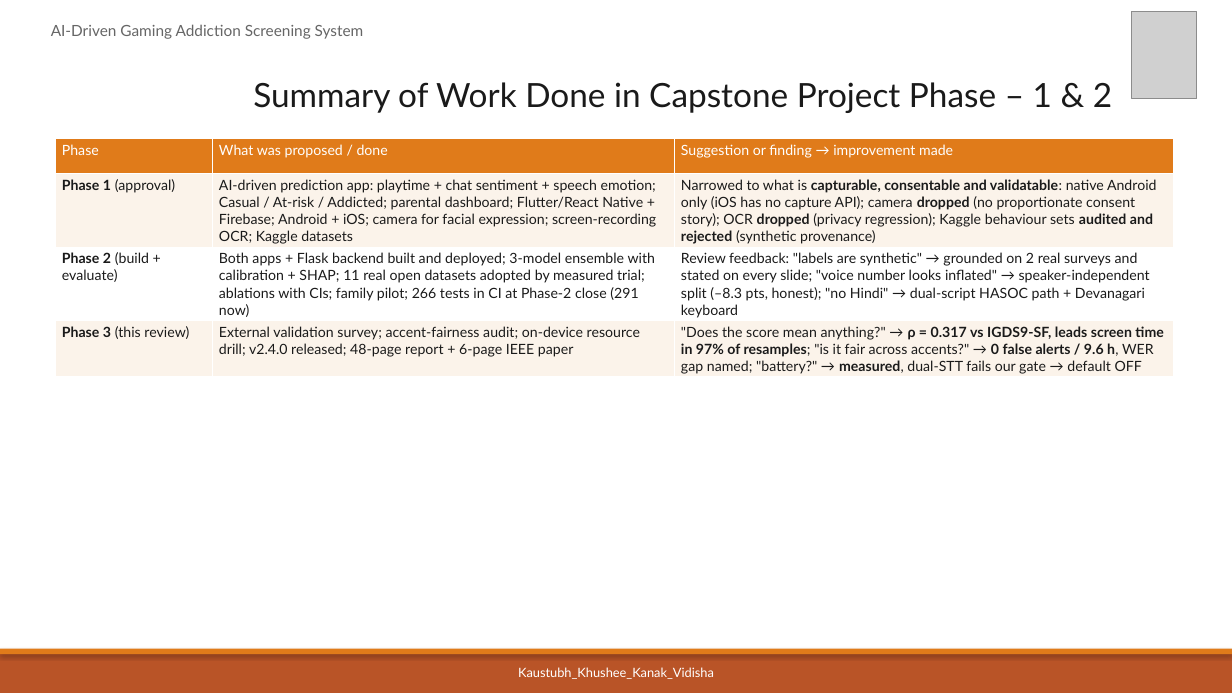
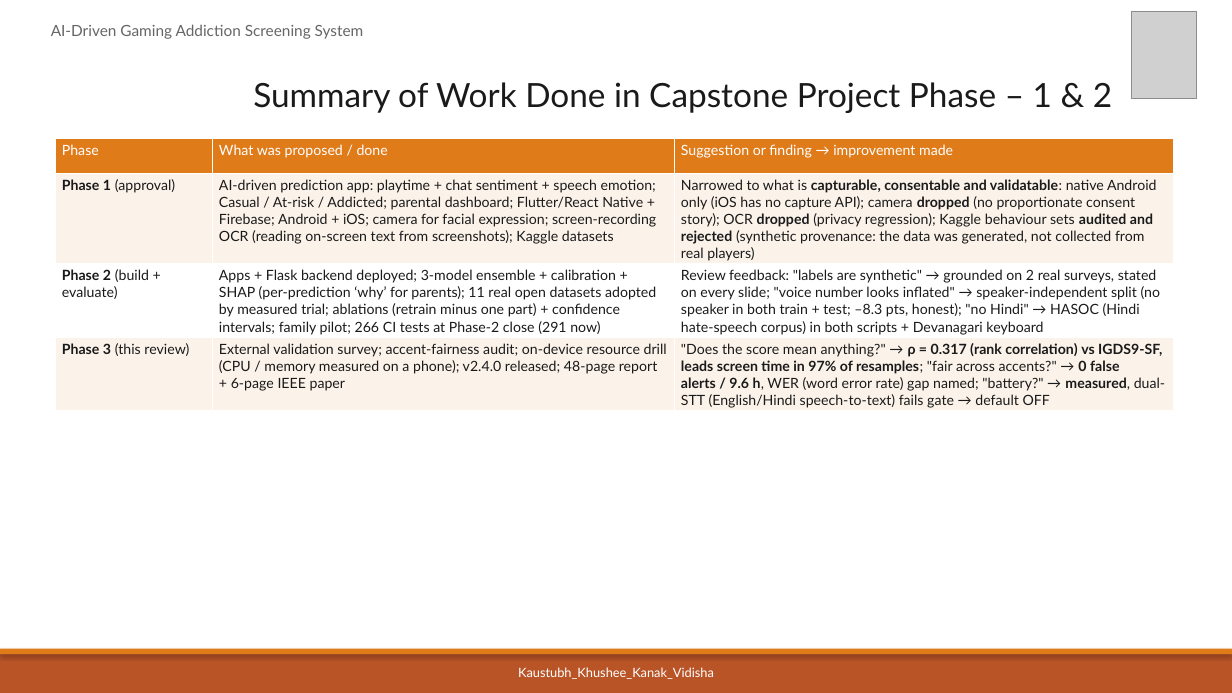
Before and after one commit to kaustubhagarwal21/gaming-addiction-detection-capstone, a slide deck: slide 4 of docs/PES_REVIEW1_DECK.pptx. Drawn at 1232x693 pixels with LibreOffice and Linux fonts; fonts in the diff are those of the drawing; grey boxes stand for pictures. Boxes give left, top, right and bottom in pixels: in the first picture for what was removed or moved away, otherwise in the second. Text is boxed around its words. In the diff, an @@ line names an element or a change of style, - is before the commit and + after.

```diff
--- a/docs/PES_REVIEW1_DECK.pptx
+++ b/docs/PES_REVIEW1_DECK.pptx
@@ table at bbox=[55, 139, 1174, 412] @@
-row 2, column 2: AI-driven prediction app: playtime + chat sentiment + speech emotion; Casual / At-risk / Addicted; parental dashboard; Flutter/React Native + Firebase; Android + iOS; camera for facial expression; screen-recording OCR; Kaggle datasets
+row 2, column 2: AI-driven prediction app: playtime + chat sentiment + speech emotion; Casual / At-risk / Addicted; parental dashboard; Flutter/React Native + Firebase; Android + iOS; camera for facial expression; screen-recording OCR (reading on-screen text from screenshots); Kaggle datasets
-row 2, column 3: Narrowed to what is capturable, consentable and validatable: native Android only (iOS has no capture API); camera dropped (no proportionate consent story); OCR dropped (privacy regression); Kaggle behaviour sets audited and rejected (synthetic provenance)
+row 2, column 3: Narrowed to what is capturable, consentable and validatable: native Android only (iOS has no capture API); camera dropped (no proportionate consent story); OCR dropped (privacy regression); Kaggle behaviour sets audited and rejected (synthetic provenance: the data was generated, not collected from real players)
-row 3, column 2: Both apps + Flask backend built and deployed; 3-model ensemble with calibration + SHAP; 11 real open datasets adopted by measured trial; ablations with CIs; family pilot; 266 tests in CI at Phase-2 close (291 now)
+row 3, column 2: Apps + Flask backend deployed; 3-model ensemble + calibration + SHAP (per-prediction ‘why’ for parents); 11 real open datasets adopted by measured trial; ablations (retrain minus one part) + confidence intervals; family pilot; 266 CI tests at Phase-2 close (291 now)
@@ row 3, column 3: "Review feedback: "labels are synthetic" → grounded on 2 real surveys and stated on every slide; "voice number looks inflated" → speaker-independent split (–8.3 pts, honest); "no Hindi" → dual-script HASOC path + Devanagari keyboard" to "Review feedback: "labels are synthetic" → grounded on 2 real surveys, stated on every slide; "voice number looks inflated" → speaker-independent split (no speaker in both train + test; –8.3 pts, honest); "no Hindi" → HASOC (Hindi hate-speech corpus) in both scripts + Devanagari keyboard" @@
-row 4, column 2: External validation survey; accent-fairness audit; on-device resource drill; v2.4.0 released; 48-page report + 6-page IEEE paper
+row 4, column 2: External validation survey; accent-fairness audit; on-device resource drill (CPU / memory measured on a phone); v2.4.0 released; 48-page report + 6-page IEEE paper
@@ row 4, column 3: ""Does the score mean anything?" → ρ = 0.317 vs IGDS9-SF, leads screen time in 97% of resamples; "is it fair across accents?" → 0 false alerts / 9.6 h, WER gap named; "battery?" → measured, dual-STT fails our gate → default OFF" to ""Does the score mean anything?" → ρ = 0.317 (rank correlation) vs IGDS9-SF, leads screen time in 97% of resamples; "fair across accents?" → 0 false alerts / 9.6 h, WER (word error rate) gap named; "battery?" → measured, dual-STT (English/Hindi speech-to-text) fails gate → default OFF" @@
```
Also in this commit, not shown: 6 other slides changed, 1 other file.
